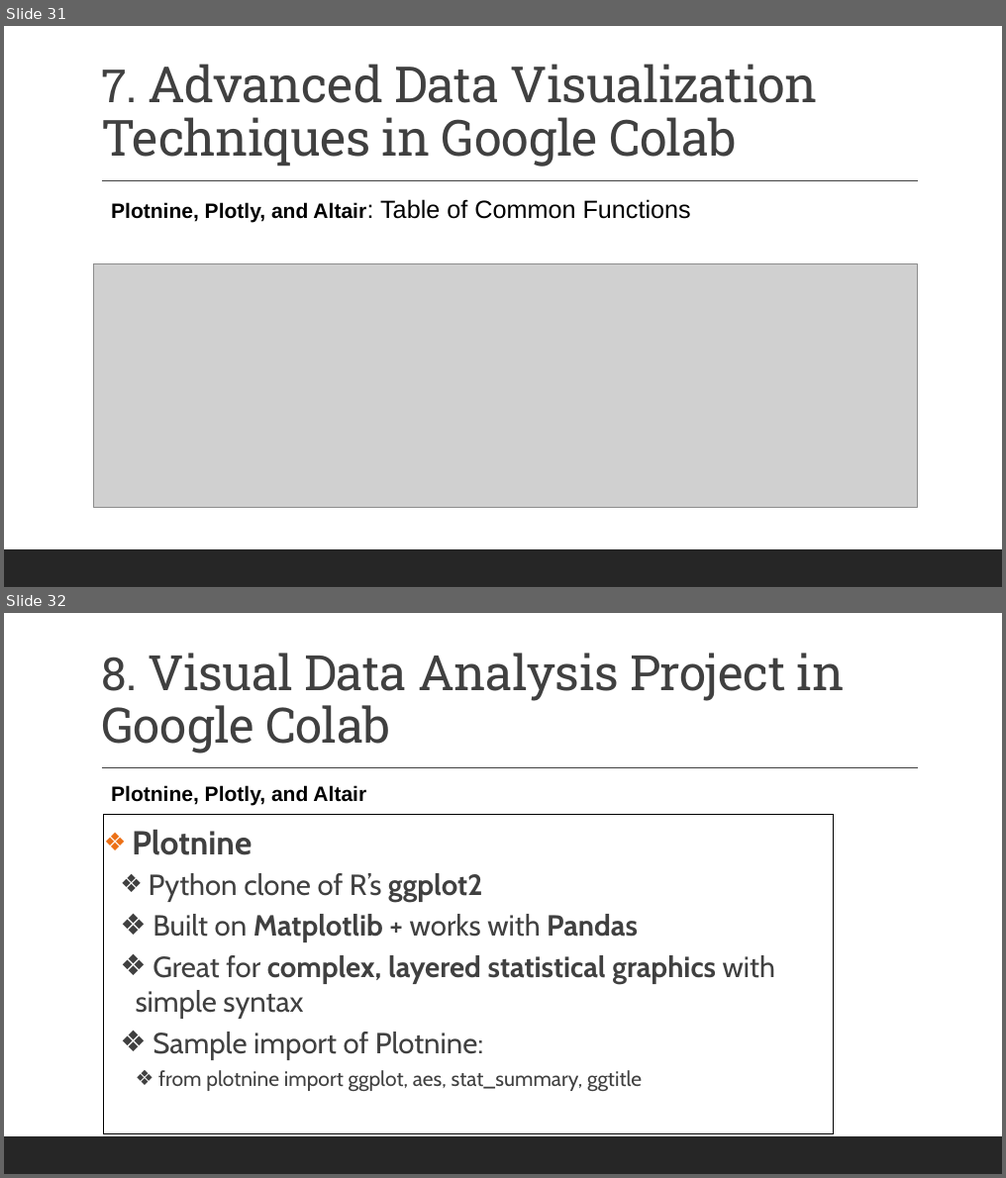
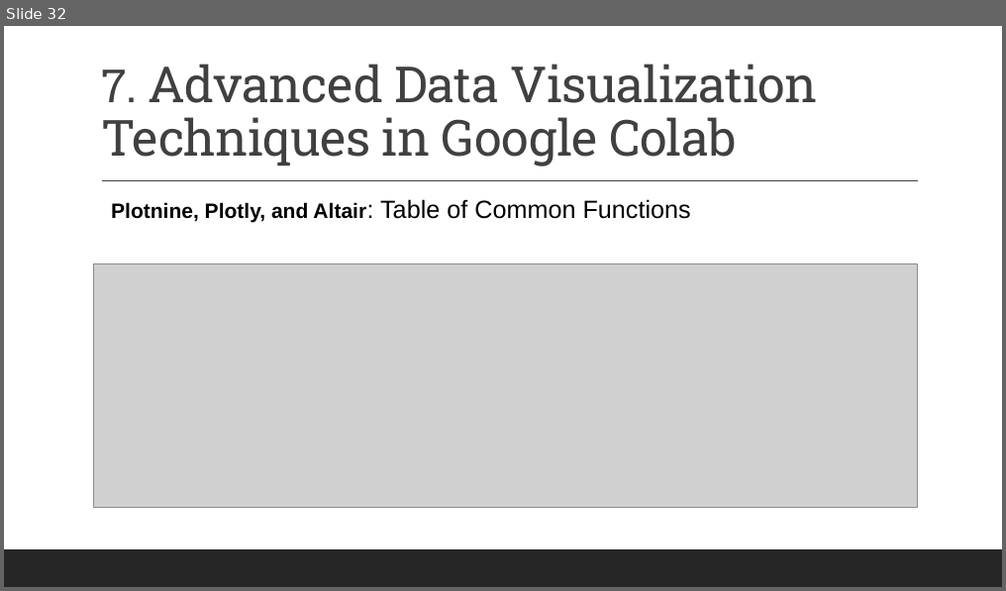
Before and after one commit to MikkoDT/MexEE402_AI, a slide deck: Lectures/II_Data_Visualization_with_Python.pptx. Shown one above the other, each under a label of ours: slides 31 and 32 before the commit, slide 32 after it. The pictures are 1006x1178 and 1006x591 pixels, drawn with LibreOffice and Linux fonts; fonts in the diff are those of the drawing; grey boxes stand for pictures. Boxes give left, top, right and bottom in pixels: in the first picture for what was removed or moved away, otherwise in the second. Text is boxed around its words. In the diff, an @@ line names an element or a change of style, - is before the commit and + after.

```diff
--- a/Lectures/II_Data_Visualization_with_Python.pptx
+++ b/Lectures/II_Data_Visualization_with_Python.pptx
@@ slide 32 removed at [4, 613, 1002, 1174], background #FFFFFF; not listed: 2 template elements that a slide beside it also shows @@
@@ title removed at [101, 653, 845, 754] @@
-8. Visual Data Analysis Project in Google Colab
@@ text removed at [111, 785, 366, 805] @@
-Plotnine, Plotly, and Altair
@@ text removed at [104, 814, 833, 1134] @@
-❖ Plotnine
-  ❖ Python clone of R’s ggplot2
-  ❖ Built on Matplotlib + works with Pandas
-  ❖ Great for complex, layered statistical graphics with simple syntax
-  ❖ Sample import of Plotnine:
-    ❖ from plotnine import ggplot, aes, stat_summary, ggtitle
@@ what was slide 31 is now slide 32 @@
```
Also in this commit, not shown: 1 slide changed, 2 slides added, 1 other file.
